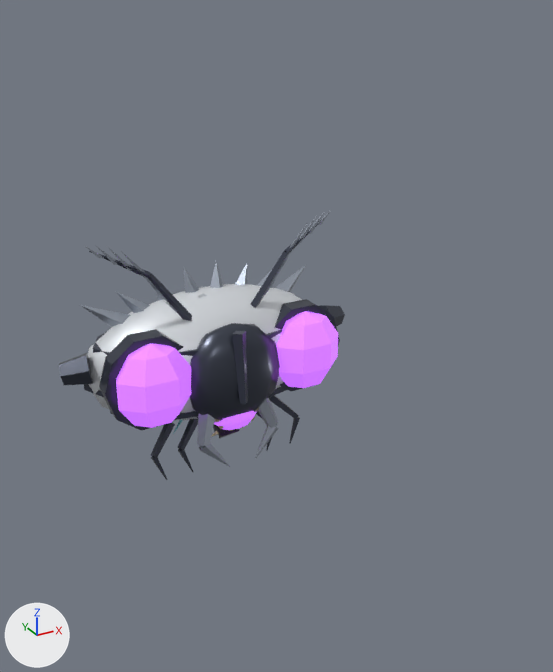
Renders of the Blender file graphics-tester/models/enemies.blend from each side of a commit.
Rendered twice from a camera (50 mm lens) standing at (-80.8, -183.7, 94.2) and looking at (18.7, -3.0, 3.8). The lights are fixed; the arrows at lower left show +X, +Y and +Z. The first picture is the older version.

Objects in the first picture: 'iron_moth_mesh' and 1 more.
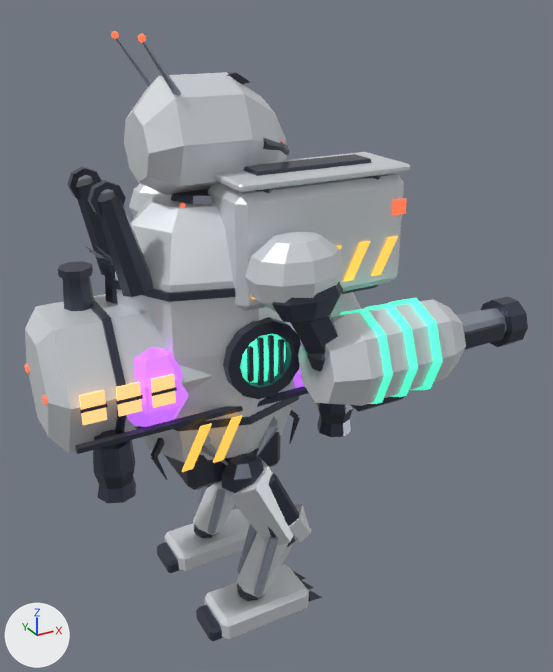
What differs and where, as boxes (x1, y1, x2, y2) in the pictures (553 x 672 px):
'siege_automaton_mesh', added: after (67, 31, 528, 641)
    faces in mat_shell (white #e1e5ea): (115, 72, 466, 640)
    faces in mat_detail: (67, 31, 528, 641)
'floating_factory_mesh', added: after (24, 259, 361, 503)
    faces in mat_shell (white #e1e5ea): (25, 292, 361, 453)
    faces in mat_detail: (24, 259, 353, 503)
'breach_hopper_mesh', added (mostly hidden): after (180, 202, 222, 489)
'iron_moth_mesh', unchanged, covered by the edit: before (59, 210, 345, 480); after (85, 245, 304, 480)

What the commit changed:
Mesh me_floating_factory_0 is new.
It has 1114 vertices, 1004 faces and spans x -50.8..48.0, y -20.6..20.6, z -25.4..43.5.
Faces by material slot: [104, 900].
It uses material mat_shell (white #e1e5ea).
It uses material mat_detail.
Mesh me_siege_automaton_0 is new.
It has 1950 vertices, 1922 faces and spans x -34.0..80.0, y -47.0..36.0, z -82.0..87.0.
Faces by material slot: [516, 1406].
It uses material mat_shell (white #e1e5ea).
It uses material mat_detail.
Mesh me_breach_hopper_0 is new.
It has 1105 vertices, 1084 faces and spans x -20.0..42.7, y -17.8..17.8, z -39.0..48.0.
Faces by material slot: [323, 761].
It uses material mat_shell (white #e1e5ea).
It uses material mat_detail.
Object 'floating_factory_mesh' (ob_floating_factory_mesh) is new; it shows me_floating_factory_0.
Its location is (0.0, 0.0, 0.0).
Object 'siege_automaton_mesh' (ob_siege_automaton_mesh) is new; it shows me_siege_automaton_0.
Its location is (0.0, 0.0, 0.0).
Object 'breach_hopper_mesh' (ob_breach_hopper_mesh) is new; it shows me_breach_hopper_0.
Its location is (0.0, 0.0, 0.0).
